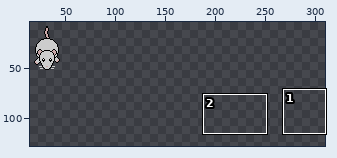
A sprite sheet gets an edit: assets/sprites.png. Above: a wide view before the commit, with the close-up outlined.
Close-up. Before the edit:
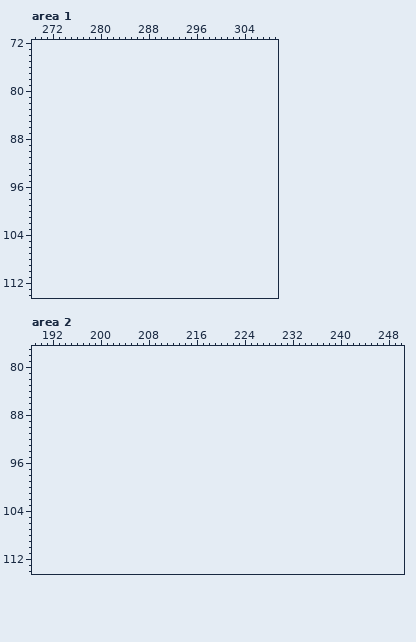
The file is 64x64 pixels. Shown: area 1: x 269..309, y 72..114; area 2: x 189..250, y 77..114. The old version is drawn lined up with the new one, on the new canvas. The wide view leaves out empty margins. The commit also changed other parts of the picture, which this record leaves out.
New version:
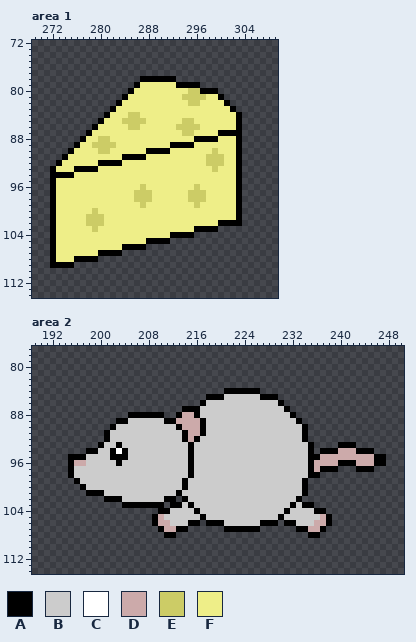
Palette (. is transparent): A #000000  B #cccccc  C #ffffff  D #ccaaaa  E #cccc66  F #eeee88
From old to new:
canvas 64x64 -> 320x128
Area 1:
y 78: x 287..292 ...... -> AAAAAA
y 79: x 286..296 ........... -> AFFFFFFAAAA
y 80: x 285..299 ............... -> AFFFFFFFFFEEAAA
y 81: x 284..300 ................. -> AFFFFFFFFFEEEEFFA
y 82: x 283..301 ................... -> AFFFFFFFFFFFEEFFFFA
y 83: x 282..302 ..................... -> AFFFFFFFFFFFFFFFFFFFA
y 84: x 281..303 ....................... -> AFFFEEFFFFFFFFFFFFFFFFA
y 85: x 280..303 ........................ -> AFFFEEEEFFFFFFEEFFFFFFFA
y 86: x 279..303 ......................... -> AFFFFFEEFFFFFFEEEEFFFFFFA
y 87: x 278..303 .......................... -> AFFFFFFFFFFFFFFFEEFFFFAAAA
y 88: x 277..303 ........................... -> AFFEEFFFFFFFFFFFFFFAAAAFFFA
y 89: x 276..303 ............................ -> AFFEEEEFFFFFFFFFAAAAFFFFFFFA
y 90: x 275..303 ............................. -> AFFFFEEFFFFFFAAAAFFFFFFFEFFFA
y 91: x 274..303 .............................. -> AFFFFFFFFFAAAAFFFFFFFFFFEEEFFA
y 92: x 273..303 ............................... -> AFFFFFFAAAAFFFFFFFFFFFFFFEEEFFA
y 93: x 272..303 ................................ -> AFFFAAAAFFFFFFFFFFFFFFFFFFFEFFFA
y 94: x 272..303 ................................ -> AAAAFFFFFFFFFFFFFFFFFFFFFFFFFFFA
y 95: x 272..303 ................................ -> AFFFFFFFFFFFFFFFFFFFFFFFFFFFFFFA
y 96: x 272..303 ................................ -> AFFFFFFFFFFFFFFEFFFFFFFFEFFFFFFA
y 97..98: x 272..303 ................................ -> AFFFFFFFFFFFFFEEEFFFFFFEEEFFFFFA
y 99: x 272..303 ................................ -> AFFFFFFFFFFFFFFEFFFFFFFFEFFFFFFA
y 100: x 272..303 ................................ -> AFFFFFFEFFFFFFFFFFFFFFFFFFFFFFFA
y 101: x 272..303 ................................ -> AFFFFFEEEFFFFFFFFFFFFFFFFFFFFFFA
y 102: x 272..303 ................................ -> AFFFFFEEEFFFFFFFFFFFFFFFFFFFAAAA
y 103: x 272..299 ............................ -> AFFFFFFEFFFFFFFFFFFFFFFFAAAA
y 104: x 272..295 ........................ -> AFFFFFFFFFFFFFFFFFFFAAAA
y 105: x 272..291 .................... -> AFFFFFFFFFFFFFFFAAAA
y 106: x 272..287 ................ -> AFFFFFFFFFFFAAAA
y 107: x 272..283 ............ -> AFFFFFFFAAAA
y 108: x 272..279 ........ -> AFFFAAAA
y 109: x 272..275 .... -> AAAA
Area 2:
y 84: x 221..226 ...... -> AAAAAA
y 85: x 218..229 ............ -> AAABBBBBBAAA
y 86: x 217..230 .............. -> ABBBBBBBBBBBBA
y 87: x 214..231 .................. -> AAABBBBBBBBBBBBBBA
y 88: x 205..210 ...... -> AAAAAA; x 213..232 .................... -> ADDABBBBBBBBBBBBBBBA
y 89: x 203..233 ............................... -> AABBBBBBAADDDDABBBBBBBBBBBBBBBA
y 90: x 202..234 ................................. -> ABBBBBBBBBBADDDABBBBBBBBBBBBBBBBA
y 91: x 201..234 .................................. -> ABBBBBBBBBBBBADDABBBBBBBBBBBBBBBBA
y 92: x 201..234 .................................. -> ABBBBBBBBBBBBADABBBBBBBBBBBBBBBBBA
y 93: x 200..235 .................................... -> ABBABBBBBBBBBBBABBBBBBBBBBBBBBBBBBBA; x 240..242 ... -> AAA
y 94: x 198..235 ...................................... -> AABBACABBBBBBBBBBABBBBBBBBBBBBBBBBBBBA; x 237..245 ......... -> AAADDDAAA
y 95: x 195..247 ..................................................... -> AAABBBBAAABBBBBBBBBBABBBBBBBBBBBBBBBBBBBAADDDDDDDDDAA
y 96: x 195..247 ..................................................... -> ADDBBBBBABBBBBBBBBBBABBBBBBBBBBBBBBBBBBBADDDDAAADDDAA
y 97: x 195..239 ............................................. -> ABBBBBBBBBBBBBBBBBBBABBBBBBBBBBBBBBBBBBBADAAA; x 243..245 ... -> AAA
y 98: x 195..236 .......................................... -> ABBBBBBBBBBBBBBBBBBBABBBBBBBBBBBBBBBBBBBAA
y 99: x 196..234 ....................................... -> ABBBBBBBBBBBBBBBBBABBBBBBBBBBBBBBBBBBBA
y 100: x 197..234 ...................................... -> ABBBBBBBBBBBBBBBBABBBBBBBBBBBBBBBBBBBA
y 101: x 198..234 ..................................... -> AAABBBBBBBBBBBBABBBBBBBBBBBBBBBBBBBBA
y 102: x 201..212 ............ -> AAABBBBBBBAA; x 214..233 .................... -> ABBBBBBBBBBBBBBBBBBA
y 103: x 204..210 ....... -> AAAAAAA; x 212..235 ........................ -> AABABBBBBBBBBBBBBBBBABAA
y 104: x 210..237 ............................ -> AABBBBABBBBBBBBBBBBBBABBBBAA
y 105: x 209..238 .............................. -> ADBBBBBBABBBBBBBBBBBBABBBBBBDA
y 106: x 209..216 ........ -> ADDBBBAA; x 218..229 ............ -> AAABBBBBBAAA; x 231..238 ........ -> AABBBDDA
y 107: x 210..214 ..... -> ADDAA; x 221..226 ...... -> AAAAAA; x 233..237 ..... -> AADDA
y 108: x 211..212 .. -> AA; x 235..236 .. -> AA
Pixel boxes of the changes (left, top, right, bottom) in both close-ups:
added: (50, 76, 242, 268)
added: (68, 388, 386, 538)
